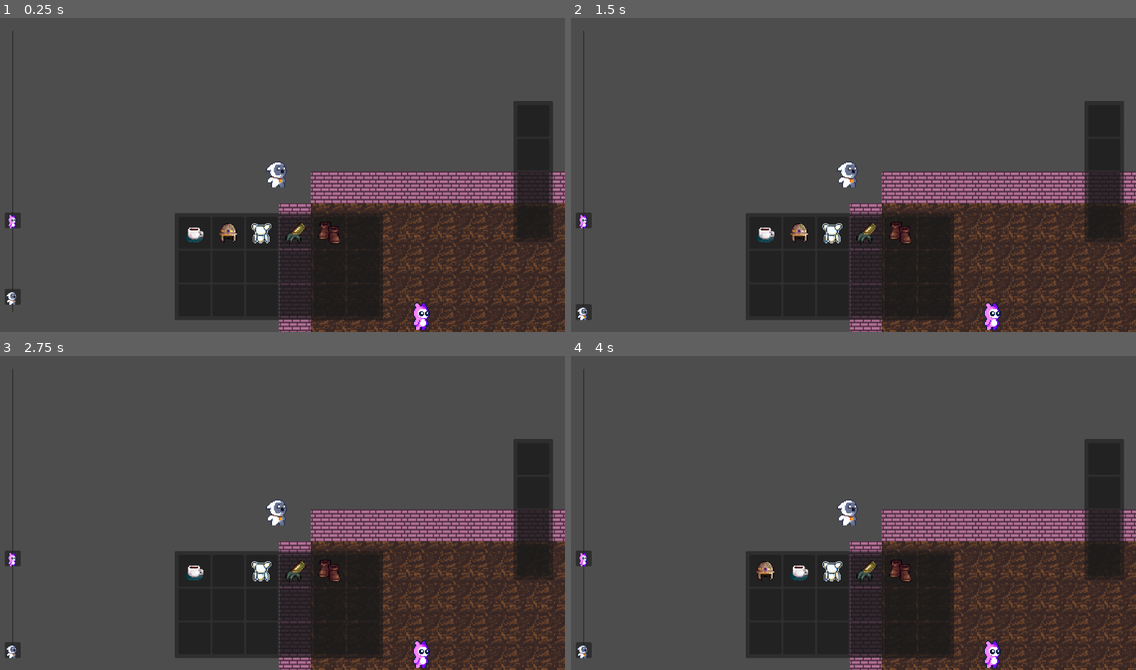
Above: before the commit, frames 1-4 (two rows, left to right).
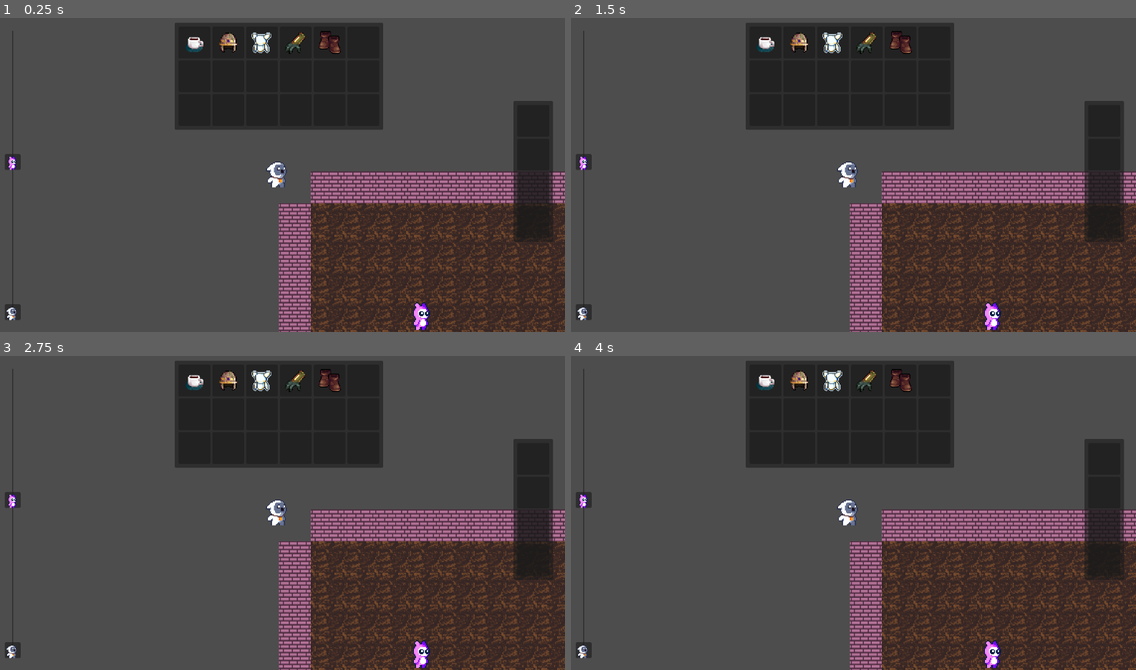
Above: after the commit, the same moments.

Repository: dudusteo/yet-another-roguelike
Game: Godot game, scene res://scenes/main_scene.tscn
Same seed, same stepped clock (60 frames per second), same inputs: the game is played once before the commit and once after it.
Inputs (mouse positions are in pixels of both pictures, inside the frame that each line leads up to):
- Up to frame 1 (0.25 s): no input
- Up to frame 2 (1.5 s): move the mouse to (763, 231) at 0.52 s; click (763, 231) at 0.67 s; tap Enter at 1.25 s; click (763, 231) at 1.42 s
- Up to frame 3 (2.75 s): tap Space at 2 s; move the mouse to (226, 569) at 2.02 s; click (226, 569) at 2.17 s
- Up to frame 4 (4 s): tap Enter at 2.75 s; move the mouse to (763, 569) at 2.77 s; click (763, 569) at 2.92 s; tap Space at 3.5 s; move the mouse to (797, 569) at 3.52 s; click (797, 569) at 3.67 s

The runs differ from the first frame. In frame 1, 24% of the frame differs, in the area x 0-68%, y 1-97%; in frame 2, 24%; in frame 3, 24%; in frame 4, 24%.

Commit message:
Update stats

Diff:
--- a/inventory/stat.gd
+++ b/inventory/stat.gd
@@ -2,5 +2,5 @@
 class_name Stat
 
 @export var name: String = ""
-var value: int
-var rolls: int = 1
+@export var value: int
+@export var rolls: int = 1
--- a/scenes/main_scene.tscn
+++ b/scenes/main_scene.tscn
@@ -46,6 +46,8 @@
 [sub_resource type="Resource" id="Resource_230nq"]
 script = ExtResource("8_f4nv1")
 name = "Health"
+value = 0
+rolls = 1
 
 [sub_resource type="Resource" id="Resource_3lu48"]
 script = ExtResource("8_81ylq")
@@ -63,6 +65,8 @@
 [sub_resource type="Resource" id="Resource_p76qf"]
 script = ExtResource("8_f4nv1")
 name = "Defence"
+value = 0
+rolls = 1
 
 [sub_resource type="Resource" id="Resource_gbrry"]
 script = ExtResource("8_81ylq")
@@ -80,6 +84,8 @@
 [sub_resource type="Resource" id="Resource_iabdo"]
 script = ExtResource("8_f4nv1")
 name = "Crit Chance"
+value = 0
+rolls = 1
 
 [sub_resource type="Resource" id="Resource_vsepd"]
 script = ExtResource("8_81ylq")
@@ -97,6 +103,8 @@
 [sub_resource type="Resource" id="Resource_f6iwx"]
 script = ExtResource("8_f4nv1")
 name = "Speed"
+value = 0
+rolls = 1
 
 [sub_resource type="Resource" id="Resource_mx42h"]
 script = ExtResource("8_81ylq")
@@ -157,7 +165,7 @@
 script = ExtResource("3_fnxes")
 inventory_data = SubResource("Resource_jla61")
 equip_inventory_data = SubResource("Resource_58jkl")
-speed = 7.0
+speed = 10.0
 
 [node name="Camera2D" type="Camera2D" parent="Player"]
 zoom = Vector2(2, 2)
--- a/ui/ui.tscn
+++ b/ui/ui.tscn
@@ -26,7 +26,7 @@
 [node name="Inventory" parent="MarginContainer" instance=ExtResource("2_tgw0f")]
 layout_mode = 2
 size_flags_horizontal = 4
-size_flags_vertical = 8
+size_flags_vertical = 0
 
 [node name="EquipInventory" parent="MarginContainer" instance=ExtResource("4_hepmc")]
 layout_mode = 2
